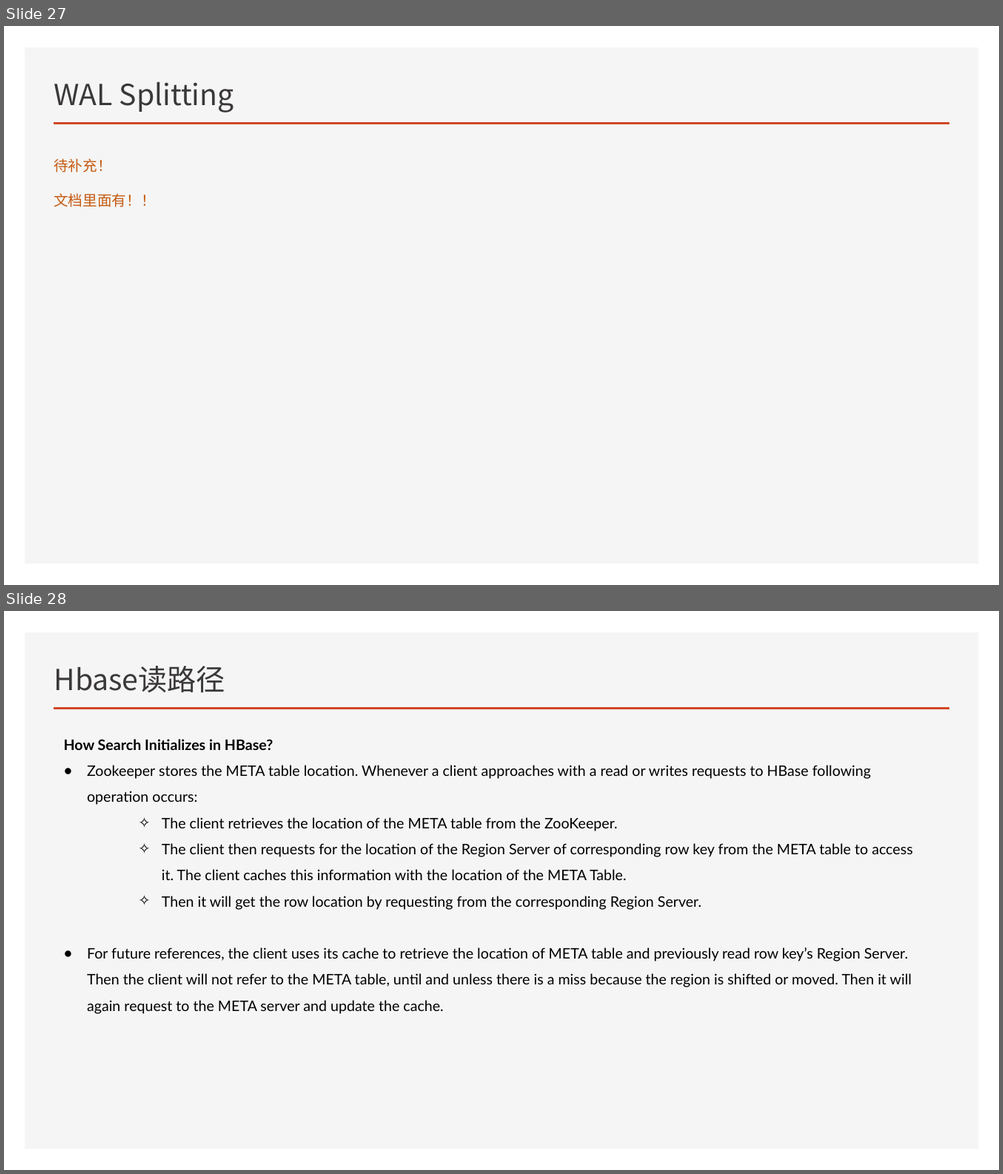
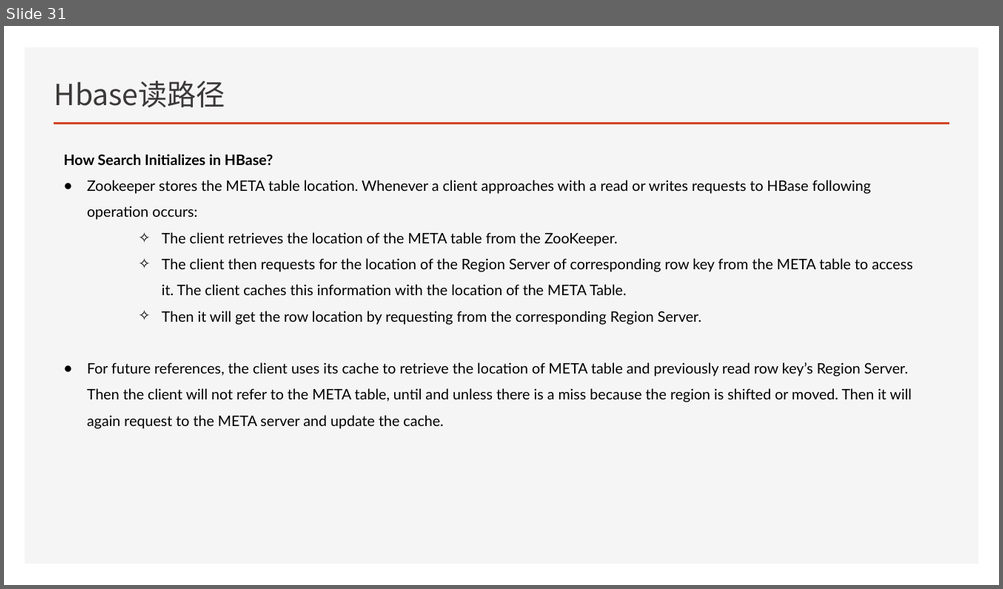
Before and after one commit to Zhangwusheng/Zhangwusheng.github.io, a slide deck: _posts/Hbase基本原理副本.pptx. Shown one above the other, each under a label of ours: slides 27 and 28 before the commit, slide 31 after it. The pictures are 1003x1174 and 1003x589 pixels, drawn with LibreOffice and Linux fonts; fonts in the diff are those of the drawing. Boxes give left, top, right and bottom in pixels: in the first picture for what was removed or moved away, otherwise in the second. Text is boxed around its words. In the diff, an @@ line names an element or a change of style, - is before the commit and + after.

```diff
--- a/_posts/Hbase基本原理副本.pptx
+++ b/_posts/Hbase基本原理副本.pptx
@@ slide 27 removed at (4, 26, 999, 585), background #FFFFFF; not listed: 2 template elements that a slide beside it also shows @@
@@ title removed at (54, 82, 234, 113) @@
-WAL Splitting
@@ text removed at (54, 158, 155, 207) @@
-待补充！
-文档里面有！！
@@ what was slide 28 is now slide 31 @@
```
Also in this commit, not shown: 2 slides changed, 6 slides added, 1 other slide removed.
